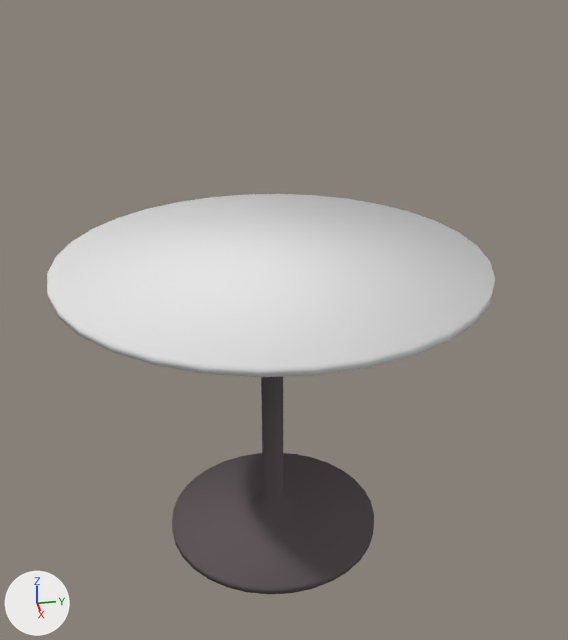
Before and after pictures for a commit that changed the Blender file home.blend.
One viewpoint serves both versions: a camera (50 mm lens) standing at (3.49, -5.78, 1.71) and looking at (0.02, -5.19, -0.03). The lights are fixed; the arrows at lower left show +X, +Y and +Z.
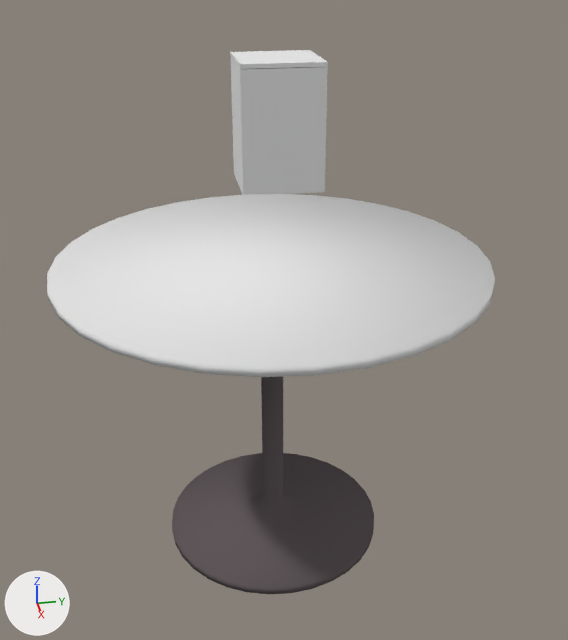
Where the newer file only moved an object's origin or applied its transform, the numbers keep the older frame.

Diff of the bpy script that builds the scene:
```diff
--- a/home.blend.py
+++ b/home.blend.py
@@ mat_material_011 @@
+mat_material_011 = diffuse_material('Material.011')
+mat_material_011.base_color = (0.8, 0.8, 0.8)  # white #e7e7e7
@@ mat_material_010 @@
+mat_material_010 = diffuse_material('Material.010')
+mat_material_010.base_color = (0.0946, 0.0946, 0.0946)  # dark grey #575757
@@ mat_material_012 @@
+mat_material_012 = diffuse_material('Material.012')
+mat_material_012.base_color = (0.8, 0.8, 0.8)  # white #e7e7e7
@@ me_cube_031 @@
+me_cube_031.from_pydata([(-0.3, -0.3, -0.015), (-0.3, -0.3, 0.015), (-0.3, 0.3, -0.015), (-0.3, 0.3, 0.015), (0.3, -0.3, -0.015), (0.3, -0.3, 0.015), (0.3, 0.3, -0.015), (0.3, 0.3, 0.015)], [], [(0, 1, 3, 2), (2, 3, 7, 6), (6, 7, 5, 4), (4, 5, 1, 0), (2, 6, 4, 0), (7, 3, 1, 5)])
+for i in [4]: me_cube_031.polygons[i].material_index = 1
+me_cube_031.materials.append(mat_material_011)  # its picture is missing
+me_cube_031.materials.append(mat_material_010)  # dark grey #575757
@@ me_cube_032 @@
+me_cube_032.from_pydata(...)  # a box spanning x -0.3..0.3, y -0.3..0.3, z -0.899..-0.019
+me_cube_032.materials.append(mat_material_012)  # its picture is missing
@@ ob_cube_005 @@
+ob_cube_005 = bpy.data.objects.new('Cube.005', me_cube_031)
+ob_cube_005.location = (-2.265, -4.85, 0.89)
@@ ob_cube_006 @@
+ob_cube_006 = bpy.data.objects.new('Cube.006', me_cube_032)
+ob_cube_006.location = (-2.265, -4.85, 0.89)
```

Changed parts and their boxes [x1, y1, x2, y2] in the pictures (568 x 640 px):
'Cube.006', added: after [231, 57, 328, 195]
'Cube.005', added: after [230, 50, 328, 69]
